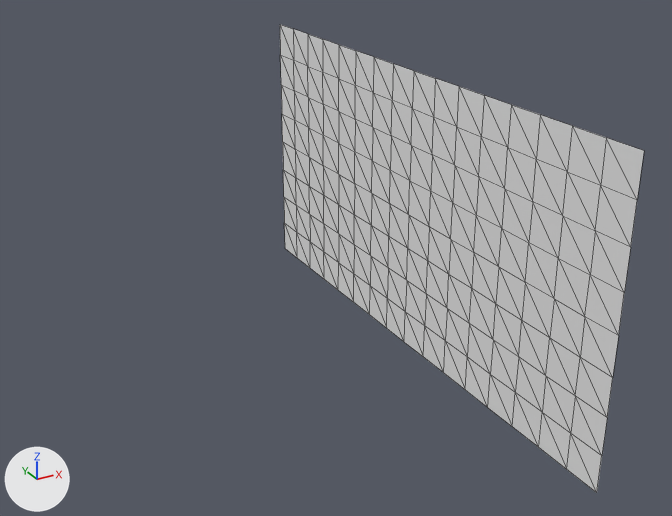
The OBJ model res/models/wall.obj, before and after one commit.
The view is the same before and after, from a camera (50 mm lens) standing at (-11.6, -50.4, 33.1) and looking at (14.9, -2.2, 9.0). The axes (+X, +Y, +Z) are drawn at lower left. The lights are the same throughout. Mesh edges are drawn as thin lines. Where no turn or scale is listed for an object, it has been applied to the vertices.

The older version as bpy lines, for what is in view:
```python
me_plane = bpy.data.meshes.new('Plane')
me_plane.from_pydata(...)  # 153 vertices, 256 faces; spans x 21.8, y -20.0..20.0, z 0.0..20.0
ob_plane = bpy.data.objects.new('Plane', me_plane)
ob_plane.location = (0.0, 0.0, 0.0)
```
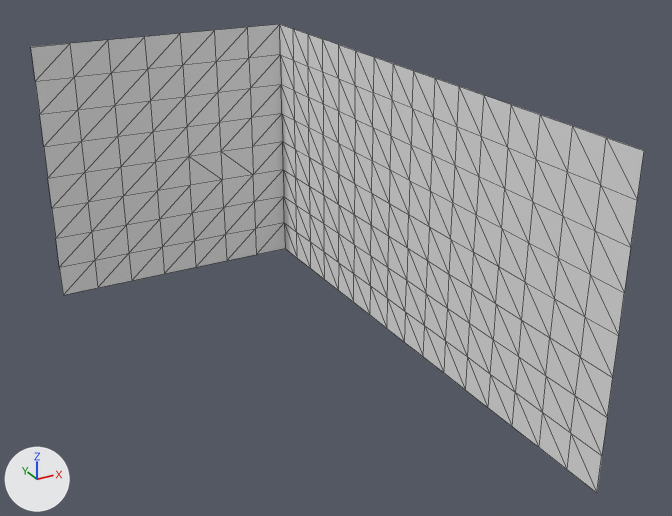
What differs and where, as boxes (x1, y1, x2, y2) in the pictures (672 x 516 px):
'Plane', reshaped (68% wider): before (280, 24, 644, 493); after (31, 24, 644, 493)
part 1 of me_plane, added: after (31, 24, 285, 295)

The change in detail:
me_plane is used by ob_plane; location (0.0, 0.0, 0.0).
me_plane had 153 vertices, 256 faces and spanned x 21.8, y -20.0..20.0, z 0.0..20.0.
me_plane now has 216 vertices, 368 faces and spans x 1.8..21.8, y -20.0..20.0, z 0.0..20.0.
Part 1, on me_plane:
9 new vertices lie (-2.8, 0.0, 0.0) away from vertices in x 21.8, y 20.0, z 0.0..20.0.
9 new vertices lie (-2.9, 0.0, 0.0) away from vertices in x 19.0, y 20.0, z 0.0..20.0.
9 new vertices lie (-2.9, 0.0, 0.0) away from vertices in x 16.1, y 20.0, z 0.0..20.0.
9 new vertices lie (-2.8, 0.0, 0.0) away from vertices in x 13.2, y 20.0, z 0.0..20.0.
9 new vertices lie (-2.9, 0.0, 0.0) away from vertices in x 10.4, y 20.0, z 0.0..20.0.
9 new vertices lie (-2.8, 0.0, 0.0) away from vertices in x 7.5, y 20.0, z 0.0..20.0.
9 new vertices lie (-2.9, 0.0, 0.0) away from vertices in x 4.7, y 20.0, z 0.0..20.0.
112 new faces join them.
